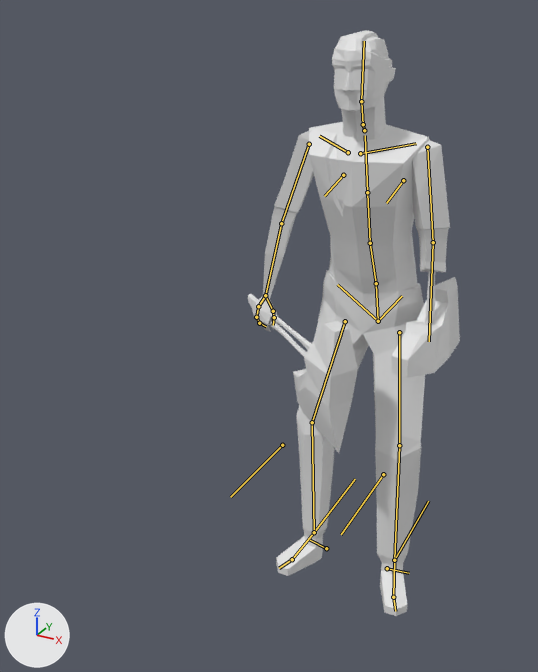
Renders of the Blender file salemstalker/Assets/3D/charatermodel/lumberjack.blend from each side of a commit.
Before and after are seen from a 50 mm lens placed at (0.784, -2.11, 1.863), pointed at (-0.125, -0.457, 1.036). The axes (+X, +Y, +Z) are drawn at lower left. The lights are the same throughout. Both versions are drawn at frame 1 of the action 'metarigAction'; the numbers are the values there. The bones that bend it are drawn over the model as lines.

In view in the first picture: 'arms', 'axe', 'axe_arm', 'body', 'head', 'skeleton'.
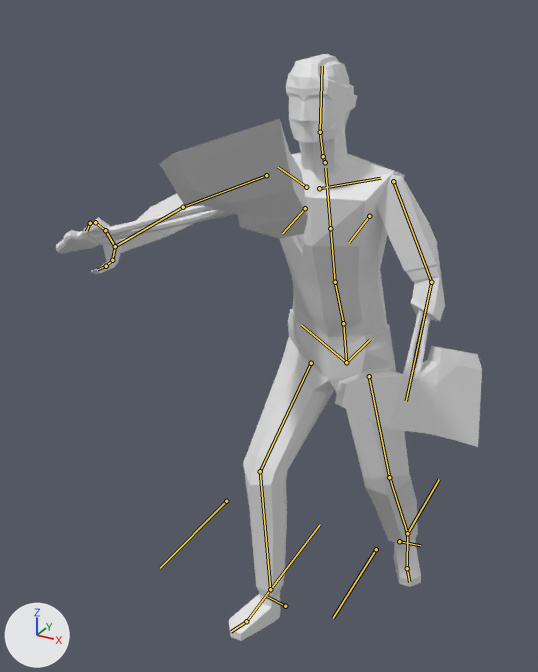
Location of each change, (x1, y1, x2, y2) in pixels of the pictures (538 x 672 px):
'body', posed (25% wider): before (276, 122, 430, 616); after (229, 153, 421, 641)
'axe', posed (128% wider, 15% shorter): before (248, 294, 358, 453); after (56, 119, 308, 254)
'arms', posed (87% wider, 25% shorter): before (255, 129, 450, 332); after (79, 170, 445, 321)
'axe_arm', posed (111% wider): before (391, 277, 460, 378); after (335, 346, 482, 447)
'head', posed (11% wider, 9% taller): before (332, 30, 396, 142); after (286, 54, 357, 176)
'skeleton', posed: before (425, 270, 436, 325); after (403, 271, 441, 378)
bone 'spine', root to tip: before (378, 321) to (376, 283); after (346, 362) to (343, 323)
bone 'upper_arm.L', root to tip: before (309, 144) to (281, 223); after (266, 175) to (183, 207)
bone 'forearm.L', root to tip: before (281, 223) to (265, 295); after (183, 207) to (115, 246)
bone 'hand.L', root to tip: before (265, 295) to (258, 306); after (115, 246) to (105, 230)
bone 'forearm.L.001', root to tip: before (265, 295) to (273, 311); after (115, 246) to (112, 260)
bone 'upper_arm.R', root to tip: before (427, 147) to (433, 242); after (393, 181) to (431, 282)
bone 'forearm.R', root to tip: before (433, 242) to (429, 341); after (431, 282) to (406, 401)
bone 'foot.R', root to tip: before (394, 560) to (393, 597); after (407, 533) to (407, 568)
bone 'shin.R.001', root to tip: before (394, 560) to (428, 501); after (407, 533) to (439, 479)
bone 'thigh.R.001', root to tip: before (383, 474) to (341, 534); after (376, 549) to (333, 618)
bone 'shin.L.001', root to tip: before (314, 532) to (355, 479); after (270, 589) to (320, 524)

What the commit changed:
Bone 'spine' (bone_spine) moves from (0.003, -0.02, 0.015) to (0.003, -0.001, 0.272).
Bone 'upper_arm.L' (bone_upper_arm_l) turns from (-1, -51, -12) to (-65, -30, -36) degrees about its own x, y and z.
Bone 'forearm.L' (bone_forearm_l) turns from (2, -3, -6) to (3, -4, -18) degrees about its own x, y and z.
Bone 'hand.L' (bone_hand_l) turns from (-8, -1, 11) to (-46, 15, 32) degrees about its own x, y and z.
Bone 'forearm.L.001' (bone_forearm_l_001) turns from (0, 0, 0) to (5, -13, 8) degrees about its own x, y and z.
Bone 'upper_arm.R' (bone_upper_arm_r) turns from (11, 2, 20) to (-5, 31, 8) degrees about its own x, y and z.
Bone 'forearm.R' (bone_forearm_r) turns from (4, 0, 4) to (-14, 9, 30) degrees about its own x, y and z.
Bone 'foot.R' (bone_foot_r) turns from (0, 0, 0) to (-25, -7, 5) degrees about its own x, y and z.
Bone 'shin.R.001' (bone_shin_r_001) moves from (0.035, -0.079, -0.001) to (0.035, 0.055, 0.02).
Bone 'thigh.R.001' (bone_thigh_r_001) moves from (0.0, 0.0, 0.0) to (0.006, 0.207, 0.242).
Bone 'shin.L.001' (bone_shin_l_001) moves from (-0.021, -0.079, 0.0) to (-0.021, -0.416, 0.003).
